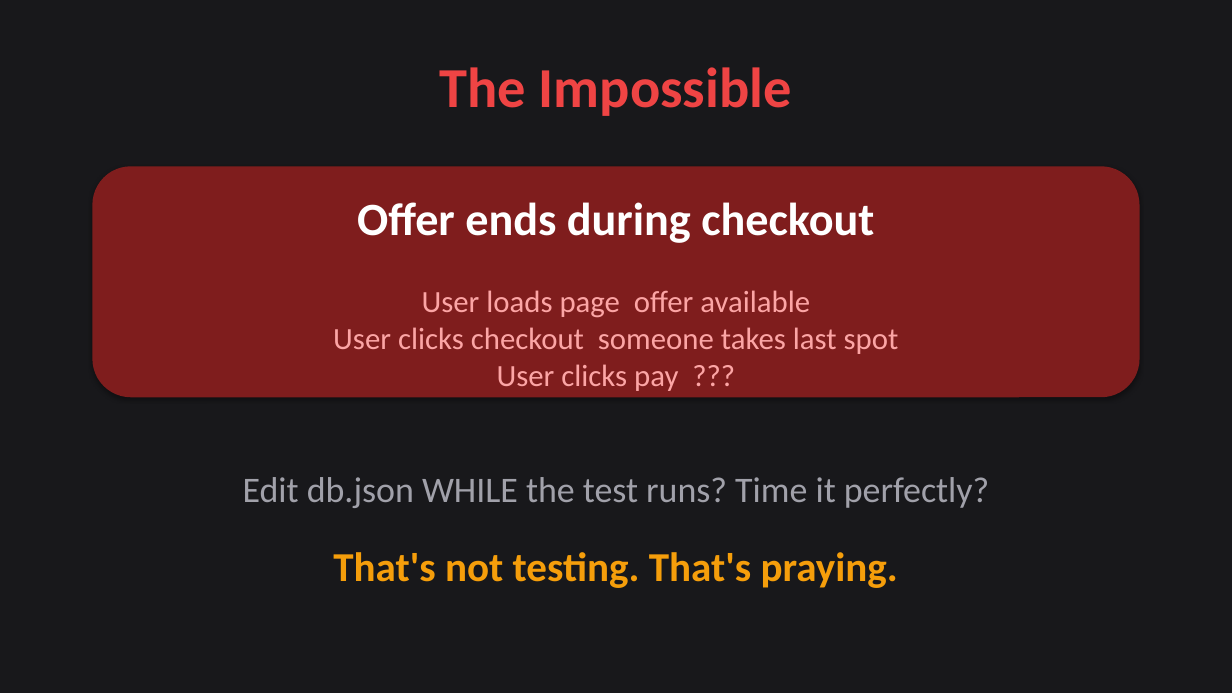
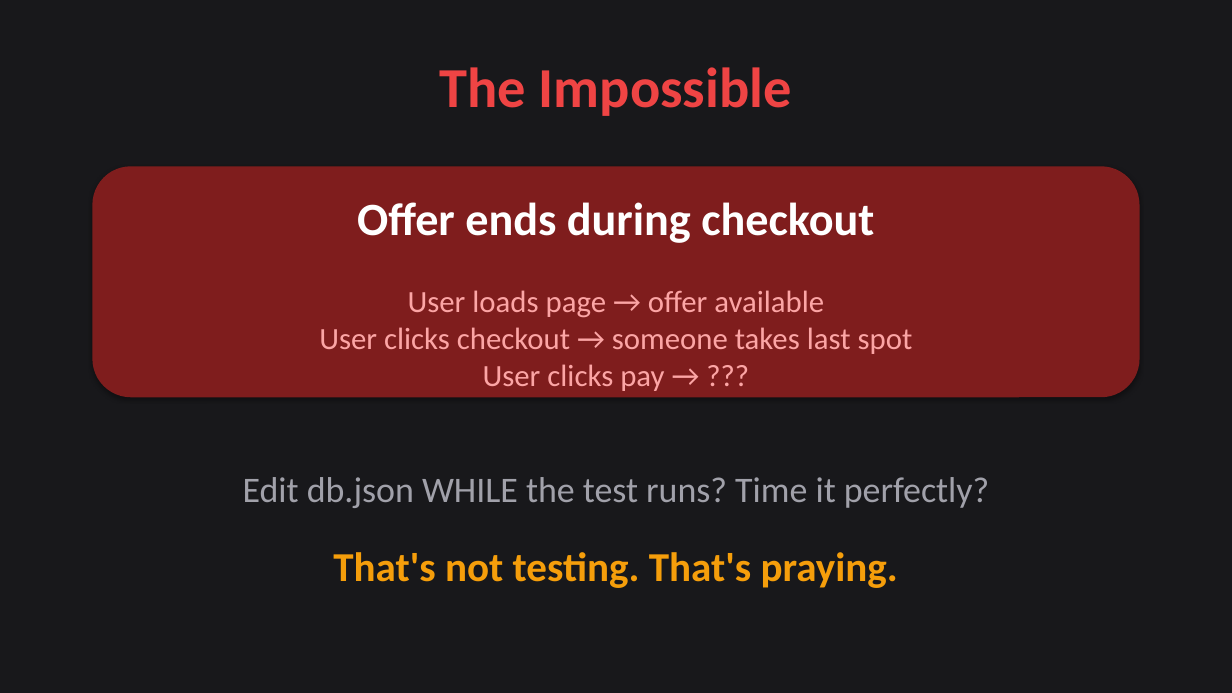
Before and after one commit to citypaul/scenarist, a slide deck: slide 15 of docs/promotional-campaign/presentations/video-02-meet-payflow.pptx. Drawn at 1232x693 pixels with LibreOffice and Linux fonts; fonts in the diff are those of the drawing. Boxes give left, top, right and bottom in pixels: in the first picture for what was removed or moved away, otherwise in the second. Text is boxed around its words. In the diff, an @@ line names an element or a change of style, - is before the commit and + after.

```diff
--- a/docs/promotional-campaign/presentations/video-02-meet-payflow.pptx
+++ b/docs/promotional-campaign/presentations/video-02-meet-payflow.pptx
@@ text at [319, 290, 913, 391]: text changed @@
-User loads page offer available
-User clicks checkout someone takes last spot
-User clicks pay ???
+User loads page → offer available
+User clicks checkout → someone takes last spot
+User clicks pay → ???
```
Also in this commit, not shown: 9 other slides changed, 4 slides added, 4 slides removed, 12 other files.
